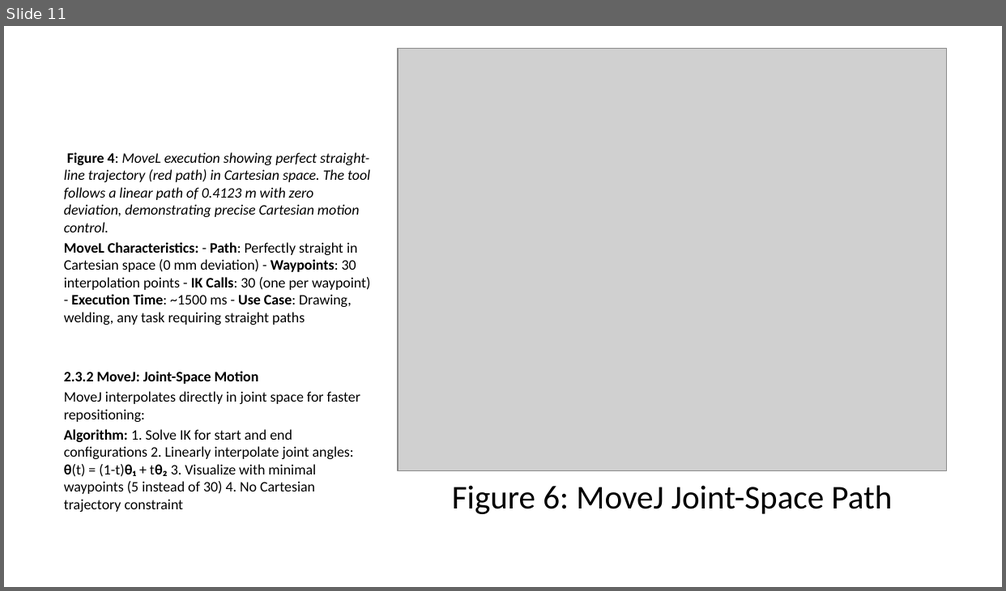
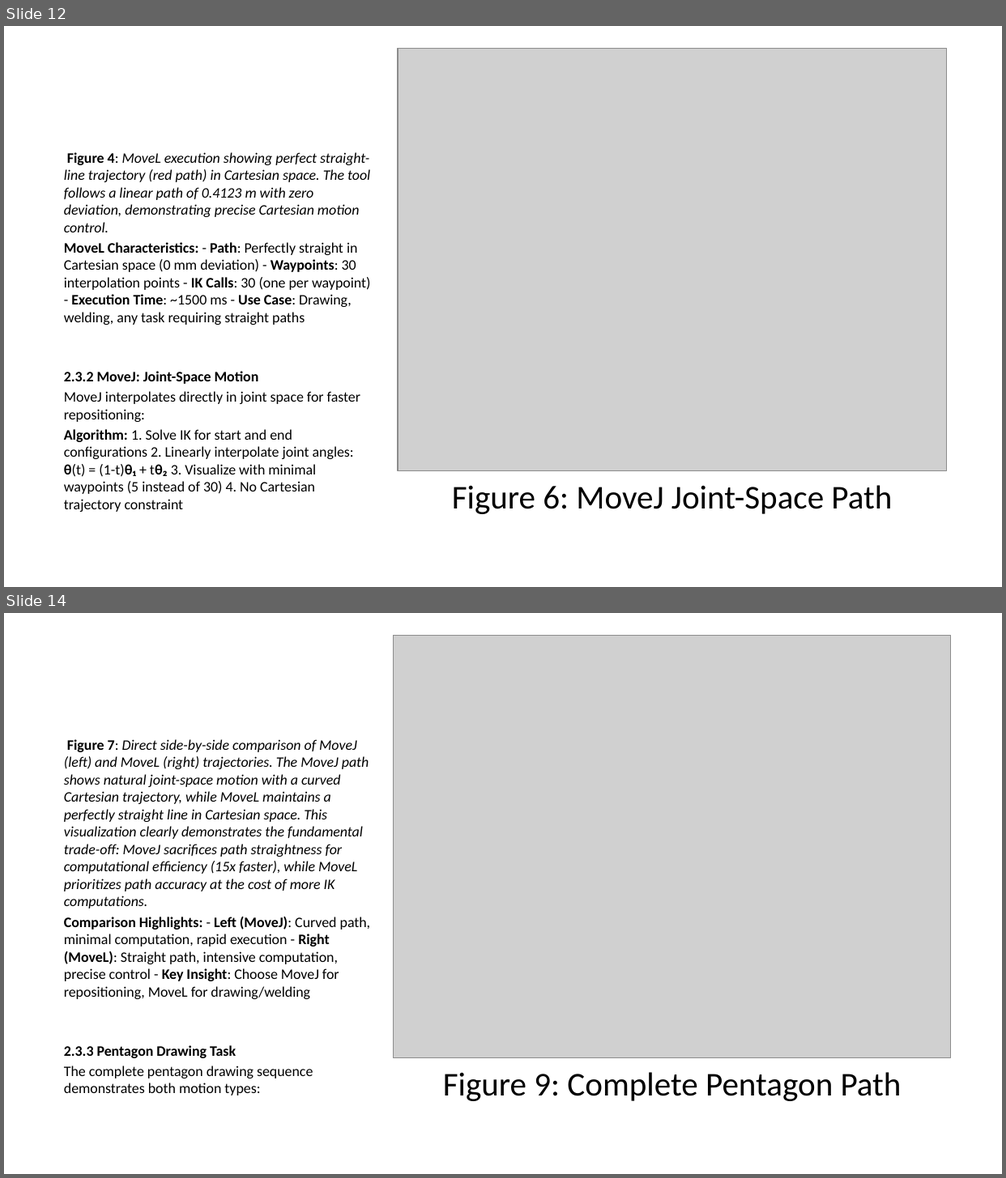
Before and after one commit to abhi-mdu/RMB600_mini_project, a slide deck: FINAL_PRESENTATION.pptx. Shown one above the other, each under a label of ours: slide 11 before the commit, slides 12 and 14 after it; the slides between them are not shown. The pictures are 1006x591 and 1006x1178 pixels, drawn with LibreOffice and Linux fonts; fonts in the diff are those of the drawing; grey boxes stand for pictures. Boxes give left, top, right and bottom in pixels: in the first picture for what was removed or moved away, otherwise in the second. Text is boxed around its words. In the diff, an @@ line names an element or a change of style, - is before the commit and + after.

Commit message:
Update report to v2.0 with complete 10-figure set - added fig2 (quaternion visualization) and fig7 (MoveJ vs MoveL comparison)

```diff
--- a/FINAL_PRESENTATION.pptx
+++ b/FINAL_PRESENTATION.pptx
@@ slide 14 added at (4,613,1002,1174), background #FFFFFF @@
@@ picture added at (393,635,950,1058) @@
@@ text added at (64,739,371,1096), 10.5 pt, text #000000, italic @@
+Figure 7: Direct side-by-side comparison of MoveJ (left) and MoveL (right) trajectories. The MoveJ path shows natural joint-space motion with a curved Cartesian trajectory, while MoveL maintains a perfectly straight line in Cartesian space. This visualization clearly demonstrates the fundamental trade-off: MoveJ sacrifices path straightness for computational efficiency (15x faster), while MoveL prioritizes path accuracy at the cost of more IK computations.
+Comparison Highlights: - Left (MoveJ): Curved path, minimal computation, rapid execution - Right (MoveL): Straight path, intensive computation, precise control - Key Insight: Choose MoveJ for repositioning, MoveL for drawing/welding
+2.3.3 Pentagon Drawing Task
+The complete pentagon drawing sequence demonstrates both motion types:
@@ text added at (443,1072,901,1101), 24 pt, text #000000 @@
+Figure 9: Complete Pentagon Path
@@ what was slide 11 is now slide 12 @@
```
Also in this commit, not shown: 9 slides changed, 1 other slide added, 27 other files.
